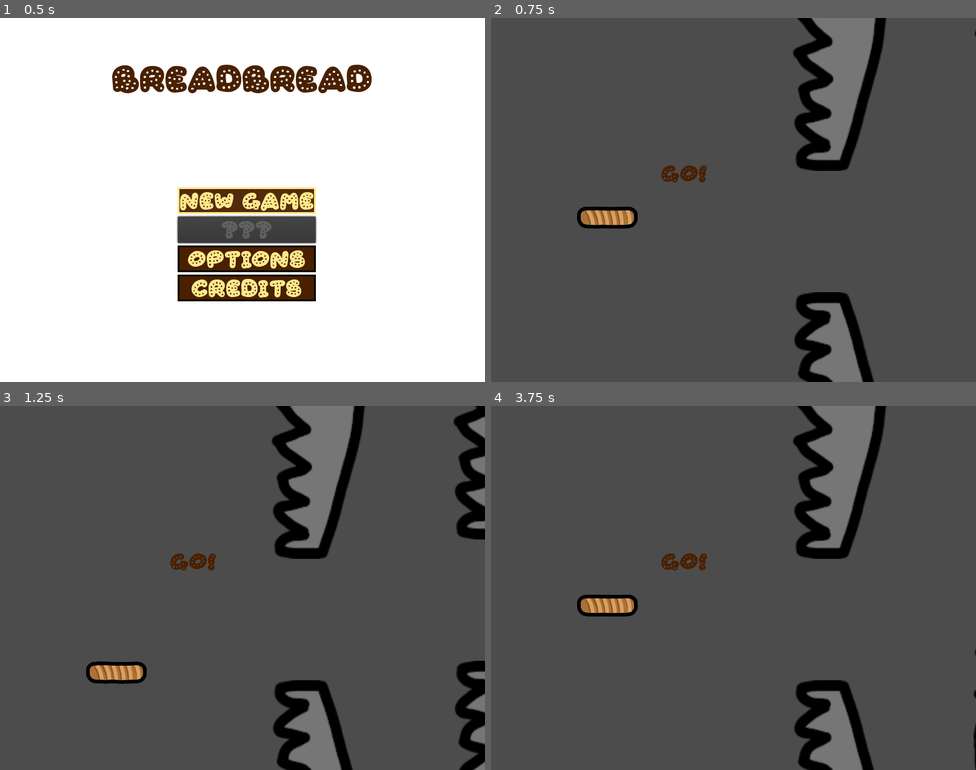
Above: before the commit, frames 1-4 (two rows, left to right).
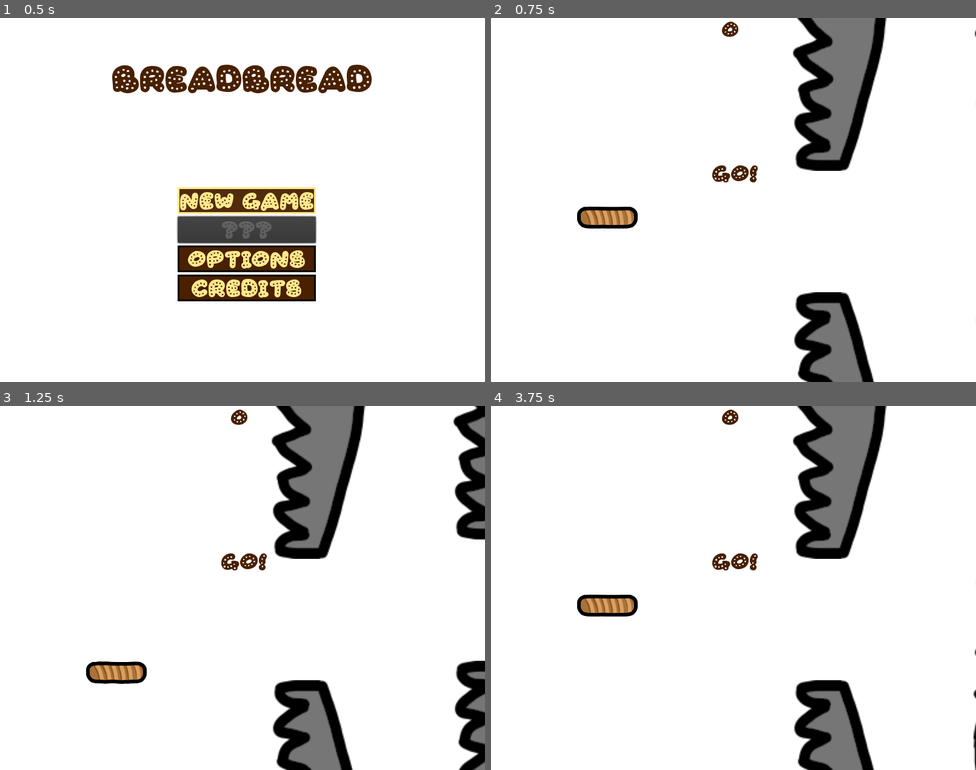
Above: after the commit, the same moments.

Repository: Inschato/BreadBread
Game: Godot game, scene res://Main.tscn
The game is run twice, just before and just after one commit, with the same random seed, the same clock (stepped at 60 frames per second) and the same inputs.
Inputs:
- Up to frame 1 (0.5 s): no input
- Up to frame 2 (0.75 s): click "New Game" at 0.5 s
- Up to frame 3 (1.25 s): no input
- Up to frame 4 (3.75 s): hold Right (move_right) 1.28-2.03 s; hold Down (move_down) 2.03-2.78 s; hold Right (move_right) 2.78-3.5 s; click "Retry" at 3.5 s

Frame 1 is identical in both runs. In frame 2, 91% of the frame differs, in the area x 0-100%, y 0-100%; in frame 3, 88%; in frame 4, 91%.

Commit message:
Add score to FlappyLoaf

Diff:
--- a/Main.tscn
+++ b/Main.tscn
@@ -106,6 +106,8 @@
 margin_right = 125.0
 margin_bottom = 19.8
 text = "Game Over"
+align = 1
+valign = 1
 
 [connection signal="pressed" from="MainMenu/MainMenuGrid/NewGameButton" to="." method="_on_NewGameButton_pressed"]
 [connection signal="pressed" from="MainMenu/MainMenuGrid/OptionsButton" to="." method="_on_OptionsButton_pressed"]
--- a/levels/level2/FlappyLoaf.gd
+++ b/levels/level2/FlappyLoaf.gd
@@ -12,7 +12,7 @@
 		playing = false
 		$Player.hide()
 		$Player/CollisionPolygon2D.set_deferred("disabled", true)
-		emit_signal("game_over", false)
+		emit_signal("game_over", score >= 5)
 
 func _ready():
 	playing = false
@@ -20,6 +20,7 @@
 
 func new_game():
 	score = 0
+	$HUD/Score.text = str(score)
 	playing = true
 	emit_signal("show_message", "Go!")
 	$Player.start($PlayerSpawn.position)
@@ -37,6 +38,7 @@
 	var wall2 = wall_scene.instance()
 	wall2.get_node("Sprite").scale.x = -2
 	wall2.get_node("CollisionPolygon2D").scale.y = -2
+	wall2.set_collision_layer_bit(1, true) # Detect score when passing
 
 	var wall_spawn_location = $WallSpawnLine.points[randi() % $WallSpawnLine.points.size()]
 
@@ -52,3 +54,10 @@
 
 	add_child(wall1)
 	add_child(wall2)
+
+
+
+func _on_ScoreCounter_body_entered(body):
+	if (playing):
+		score += 1
+		$HUD/Score.text = str(score)
--- a/levels/level2/FlappyLoaf.tscn
+++ b/levels/level2/FlappyLoaf.tscn
@@ -1,12 +1,19 @@
-[gd_scene load_steps=4 format=2]
+[gd_scene load_steps=5 format=2]
 
 [ext_resource path="res://levels/level2/FlappyLoaf.gd" type="Script" id=1]
 [ext_resource path="res://levels/level2/FlappyPlayer.tscn" type="PackedScene" id=2]
 [ext_resource path="res://levels/level2/Wall.tscn" type="PackedScene" id=3]
 
+[sub_resource type="LineShape2D" id=1]
+normal = Vector2( 1, 0 )
+
 [node name="FlappyLoaf" type="Node"]
 script = ExtResource( 1 )
 wall_scene = ExtResource( 3 )
+
+[node name="ColorRect" type="ColorRect" parent="."]
+anchor_right = 1.0
+anchor_bottom = 1.0
 
 [node name="WallSpawnLine" type="Line2D" parent="."]
 points = PoolVector2Array( 896, 112, 896, 136, 896, 168, 896, 200, 896, 224, 896, 248, 896, 280, 896, 320, 896, 352, 896, 376, 896, 416, 896, 448, 896, 480, 896, 496 )
@@ -24,5 +31,23 @@
 [node name="WallTimer" type="Timer" parent="."]
 wait_time = 3.0
 
+[node name="ScoreCounter" type="Area2D" parent="."]
+position = Vector2( 192, 320 )
+collision_layer = 0
+collision_mask = 2
+
+[node name="CollisionShape2D" type="CollisionShape2D" parent="ScoreCounter"]
+shape = SubResource( 1 )
+
+[node name="HUD" type="CanvasLayer" parent="."]
+
+[node name="Score" type="Label" parent="HUD"]
+anchor_left = 0.5
+anchor_right = 0.5
+margin_left = -20.0
+margin_right = 20.0
+margin_bottom = 38.0
+
 [connection signal="hit" from="Player" to="." method="game_over"]
 [connection signal="timeout" from="WallTimer" to="." method="spawn_walls"]
+[connection signal="body_entered" from="ScoreCounter" to="." method="_on_ScoreCounter_body_entered"]
